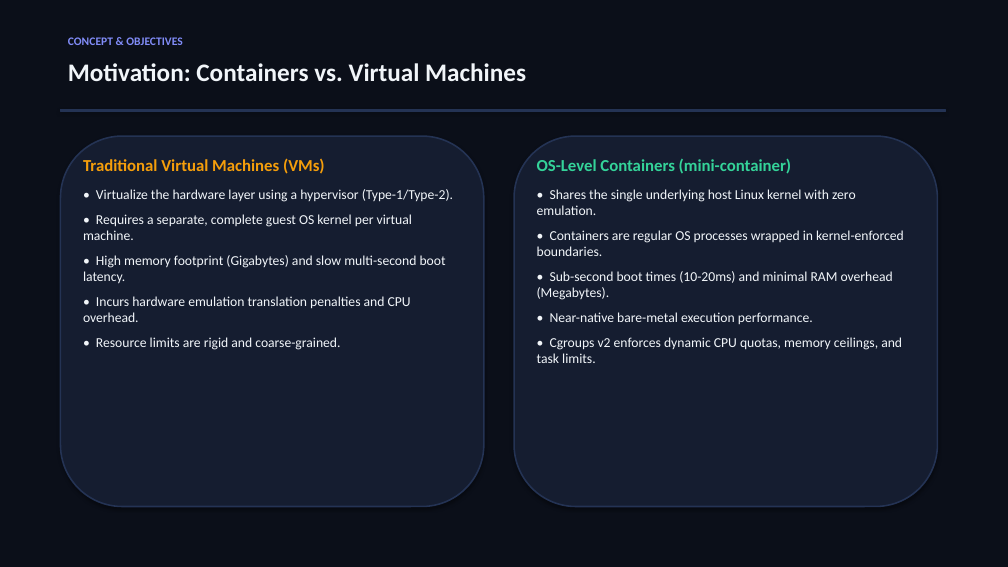
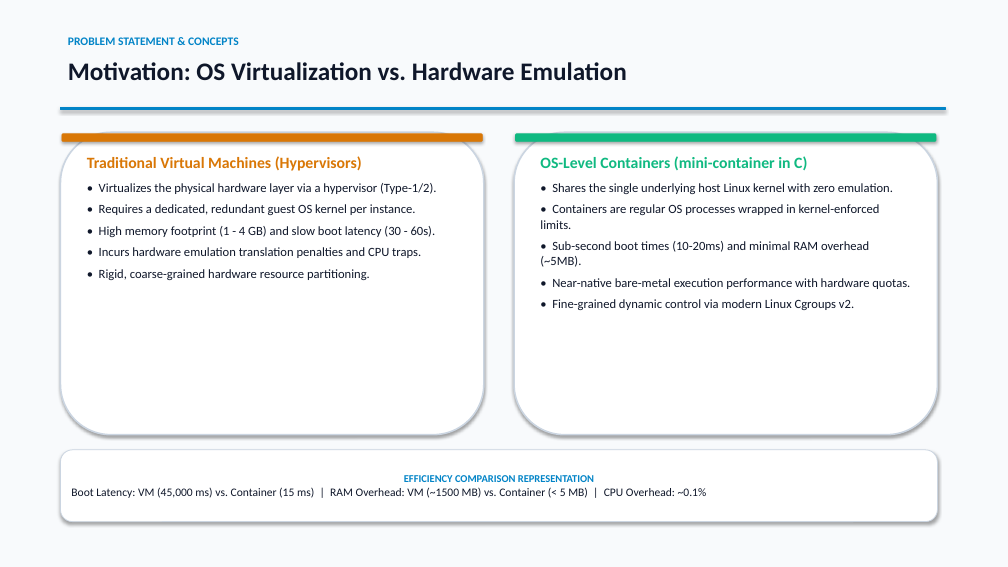
Before and after one commit to THARAKESHA/mini-container, a slide deck: slide 2 of presentation.pptx. Drawn at 1008x567 pixels with LibreOffice and Linux fonts; fonts in the diff are those of the drawing. Boxes give left, top, right and bottom in pixels: in the first picture for what was removed or moved away, otherwise in the second. Text is boxed around its words. In the diff, an @@ line names an element or a change of style, - is before the commit and + after.

Commit message:
Review: Update presentation to bright clean theme, remove viva slide, add concurrency representations

```diff
--- a/presentation.pptx
+++ b/presentation.pptx
@@ rectangle at [0,0,1008,567]: fill #0B0F19 to #F8FAFC; outline #0B0F19 0.75 pt to #F8FAFC 0.75 pt @@
@@ text at [68,37,239,45]: text changed; text colour #818CF8 to #0284C7 @@
-CONCEPT & OBJECTIVES
+PROBLEM STATEMENT & CONCEPTS
@@ text at [68,62,626,80]: text changed; text colour #F1F5F9 to #0F172A @@
-Motivation: Containers vs. Virtual Machines
+Motivation: OS Virtualization vs. Hardware Emulation
@@ rectangle at [60,107,945,110]: fill #243354 to #0284C7; outline #243354 0.75 pt to #0284C7 0.75 pt @@
@@ rounded rectangle: place and size @@
-rounded rectangle at [60,136,484,507]
+rounded rectangle at [60,132,484,435]
@@ rounded rectangle at [60,132,484,435]: fill #151D30 to #FFFFFF; outline #243354 1.5 pt to #CBD5E1 1.5 pt @@
@@ rounded rectangle added at [62,134,482,141], fill #D97706, outline #D97706 0.75 pt @@
@@ rounded rectangle at [514,132,938,435]: fill #151D30 to #FFFFFF; outline #243354 1.5 pt to #CBD5E1 1.5 pt @@
@@ rounded rectangle: place and size @@
-rounded rectangle at [514,136,938,507]
+rounded rectangle at [514,132,938,435]
@@ rounded rectangle added at [516,134,936,141], fill #10B981, outline #10B981 0.75 pt @@
@@ text at [87,156,436,280]: text changed; size 13 to 12 pt; text colour #F1F5F9 to #0F172A @@
-Traditional Virtual Machines (VMs)
-• Virtualize the hardware layer using a hypervisor (Type-1/Type-2).
-• Requires a separate, complete guest OS kernel per virtual machine.
-• High memory footprint (Gigabytes) and slow multi-second boot latency.
-• Incurs hardware emulation translation penalties and CPU overhead.
-• Resource limits are rigid and coarse-grained.
+Traditional Virtual Machines (Hypervisors)
+• Virtualizes the physical hardware layer via a hypervisor (Type-1/2).
+• Requires a dedicated, redundant guest OS kernel per instance.
+• High memory footprint (1 - 4 GB) and slow boot latency (30 - 60s).
+• Incurs hardware emulation translation penalties and CPU traps.
+• Rigid, coarse-grained hardware resource partitioning.
@@ text at [540,156,807,170]: text changed; size 16 to 15 pt; text colour #34D399 to #10B981 @@
-OS-Level Containers (mini-container)
+OS-Level Containers (mini-container in C)
@@ text at [540,204,910,310]: text changed; size 13 to 12 pt; text colour #F1F5F9 to #0F172A @@
-• Containers are regular OS processes wrapped in kernel-enforced boundaries.
-• Sub-second boot times (10-20ms) and minimal RAM overhead (Megabytes).
-• Near-native bare-metal execution performance.
-• Cgroups v2 enforces dynamic CPU quotas, memory ceilings, and task limits.
+• Containers are regular OS processes wrapped in kernel-enforced limits.
+• Sub-second boot times (10-20ms) and minimal RAM overhead (~5MB).
+• Near-native bare-metal execution performance with hardware quotas.
+• Fine-grained dynamic control via modern Linux Cgroups v2.
@@ text at [552,183,893,194]: size 13 to 12 pt, text colour #F1F5F9 to #0F172A in "• Shares the single underlying host Linux ..."; less space between paragraphs @@
@@ rounded rectangle added at [60,450,938,522], fill #FFFFFF, outline #CBD5E1 0.75 pt, 11 pt, text #0F172A @@
+EFFICIENCY COMPARISON REPRESENTATION
+Boot Latency: VM (45,000 ms) vs. Container (15 ms) | RAM Overhead: VM (~1500 MB) vs. Container (< 5 MB) | CPU Overhead: ~0.1%
```
Also in this commit, not shown: 6 other slides changed, 1 slide added, 1 slide removed, 3 other files.
